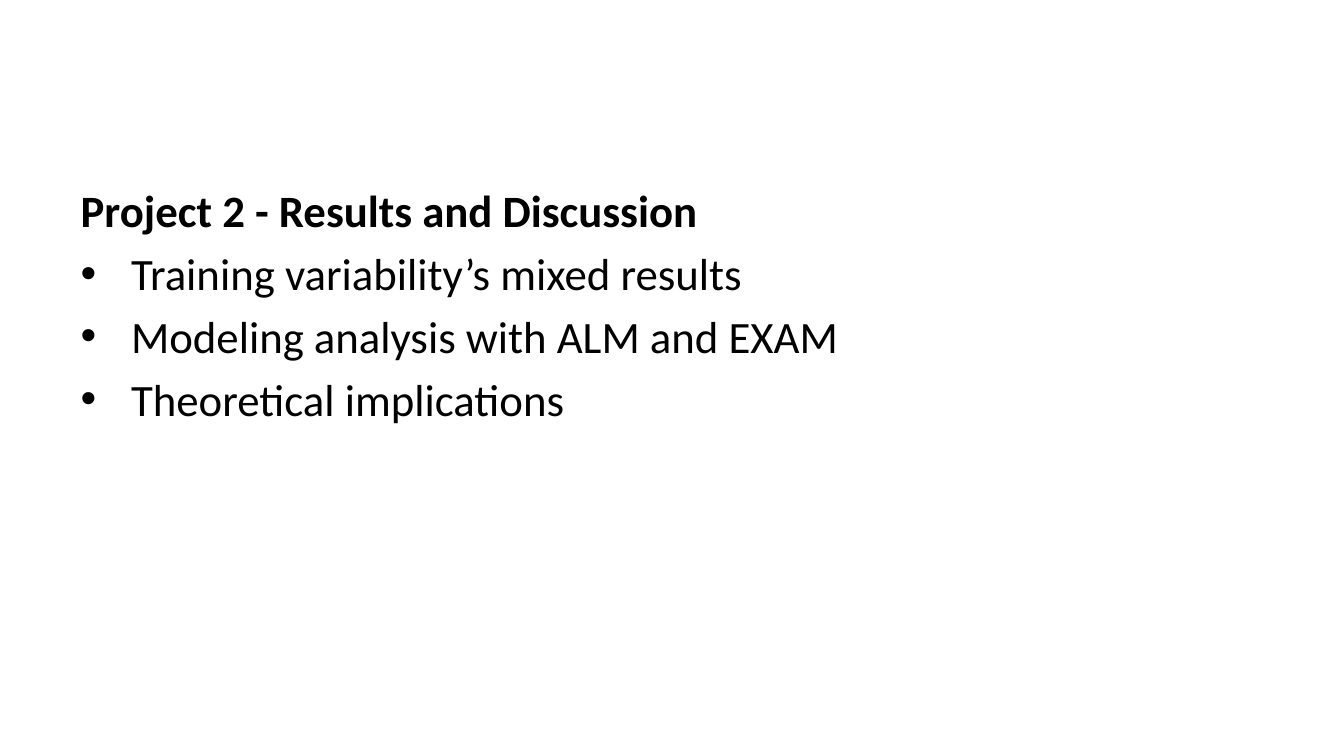
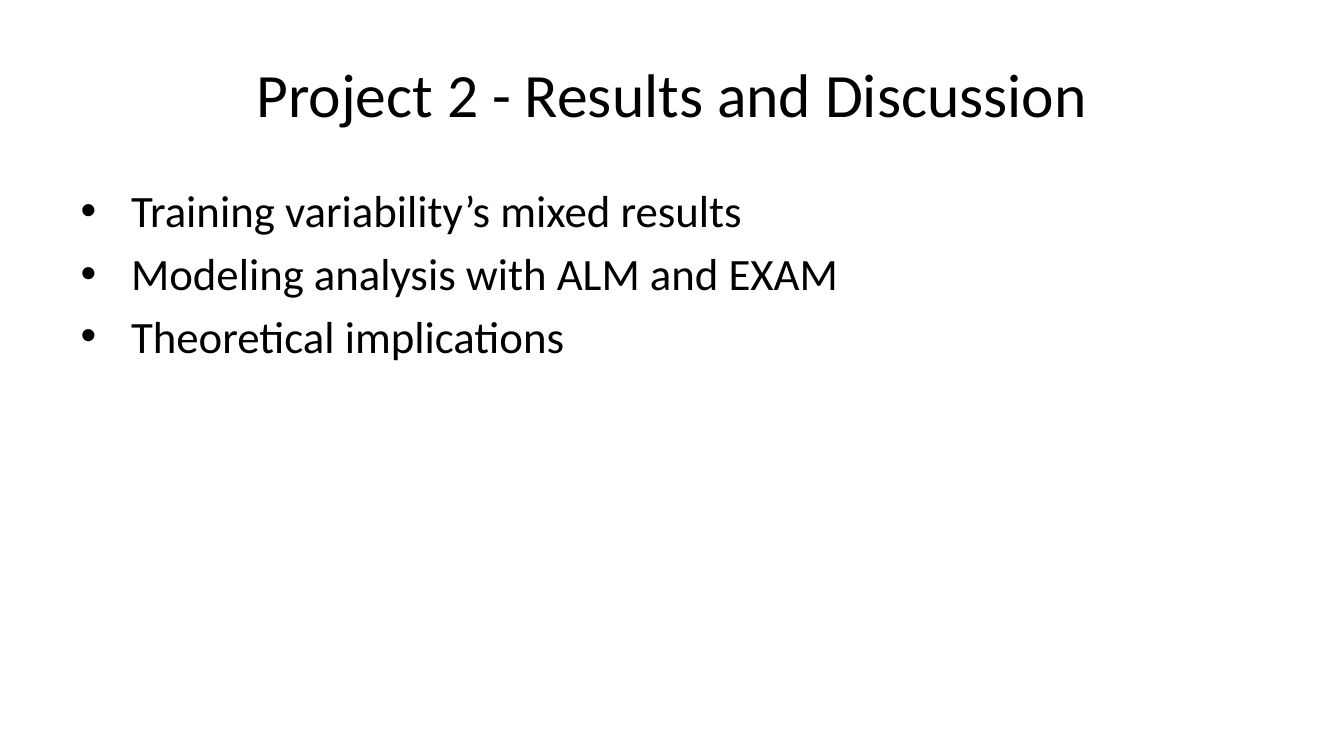
Before and after one commit to tegorman13/Dissertation, a slide deck: slide 13 of docs/Presentation/slides.pptx. Drawn at 1344x756 pixels with LibreOffice and Linux fonts; fonts in the diff are those of the drawing. Boxes give left, top, right and bottom in pixels: in the first picture for what was removed or moved away, otherwise in the second. Text is boxed around its words. In the diff, an @@ line names an element or a change of style, - is before the commit and + after.

```diff
--- a/docs/Presentation/slides.pptx
+++ b/docs/Presentation/slides.pptx
@@ title added at (257,74,1086,128), 33 pt, text #000000 @@
+Project 2 - Results and Discussion
@@ text at (81,195,698,235): paragraph removed @@
-Project 2 - Results and Discussion
```
Also in this commit, not shown: 13 other slides changed, 1 slide added, 1 slide removed, 7 other files.
